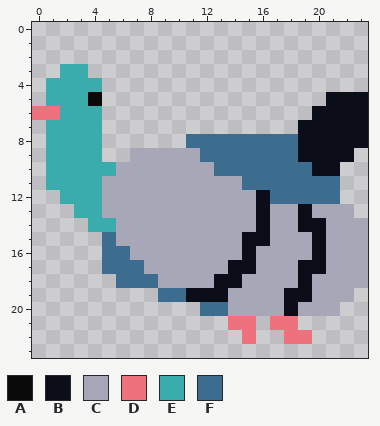
A pixel-art sprite gets an edit: Assets/Sprites/Bird/Bird5.png. The first picture shows the starting point.
The file is 48x48 pixels, drawn in blocks of 2x2; one block is one cell here.
Palette (. is transparent): A #0a0a0a  B #0b0d19  C #a7a7b7  D #ed727e  E #39acab  F #3c6d8f
And afterwards:
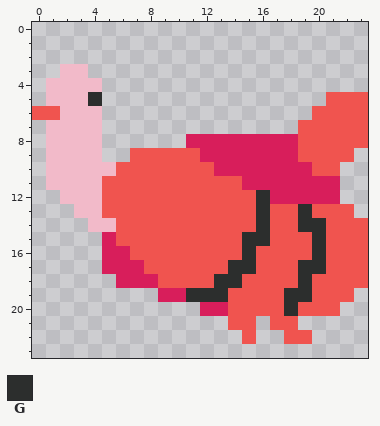
Colours new in this view: G #2c2e2d
From the commit log: Bird is Red Now
Edits made:
Colour C changes from #a7a7b7 to #f0544f.
Colour E changes from #39acab to #f2bac9.
Colour F changes from #3c6d8f to #d81e5b.
Colour C replaces colour B in row 5 at x 21 to 23; in row 6 at x 20 to 23; in rows 7 to 8 at x 19 to 23; in row 9 at x 19 to 22; in row 10 at x 20 to 21.
Colour C replaces colour D in row 6 at x 0 to 1; in row 21 at x 14 to 15 and 17 to 18; in row 22 at x 15 and 18 to 19.
Colour G replaces colour A in row 5 at x 4.
Colour G replaces colour B in row 12 at x 16; in row 13 at x 16 and 19; in row 14 at x 16 and 19 to 20; in row 15 at x 15 to 16 and 20; in row 16 at x 15 and 20; in row 17 at x 14 to 15 and 19 to 20.
Colour G replaces colour B in row 18 at x 13 to 14 and 19; in row 19 at x 11 to 13 and 18 to 19; in row 20 at x 18.
